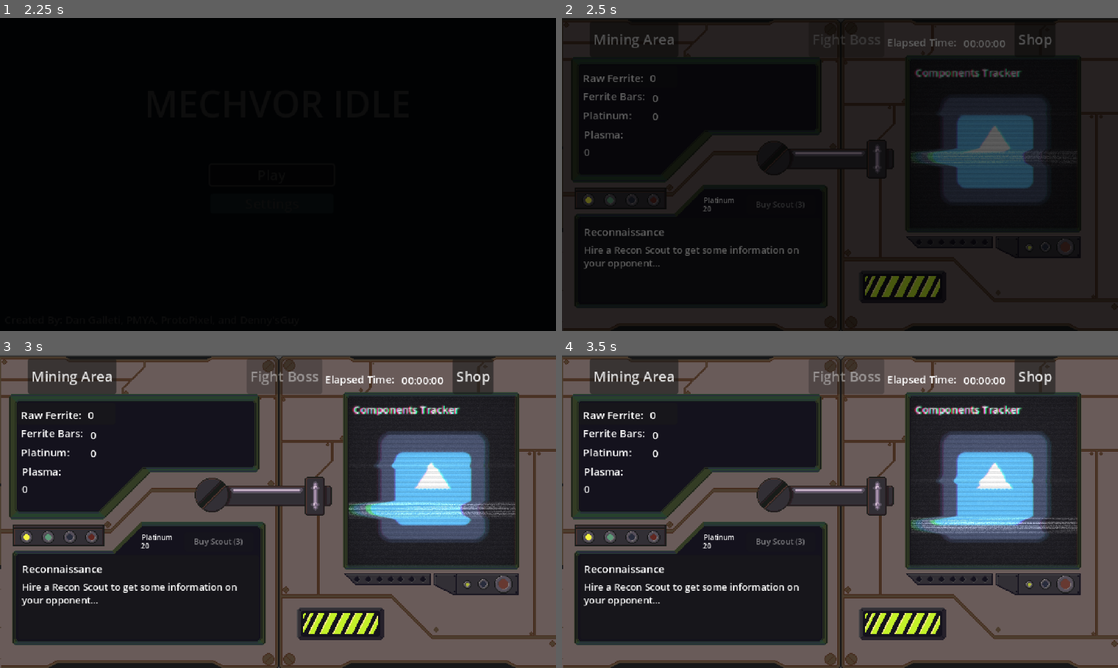
Above: before the commit, frames 1-4 (two rows, left to right).
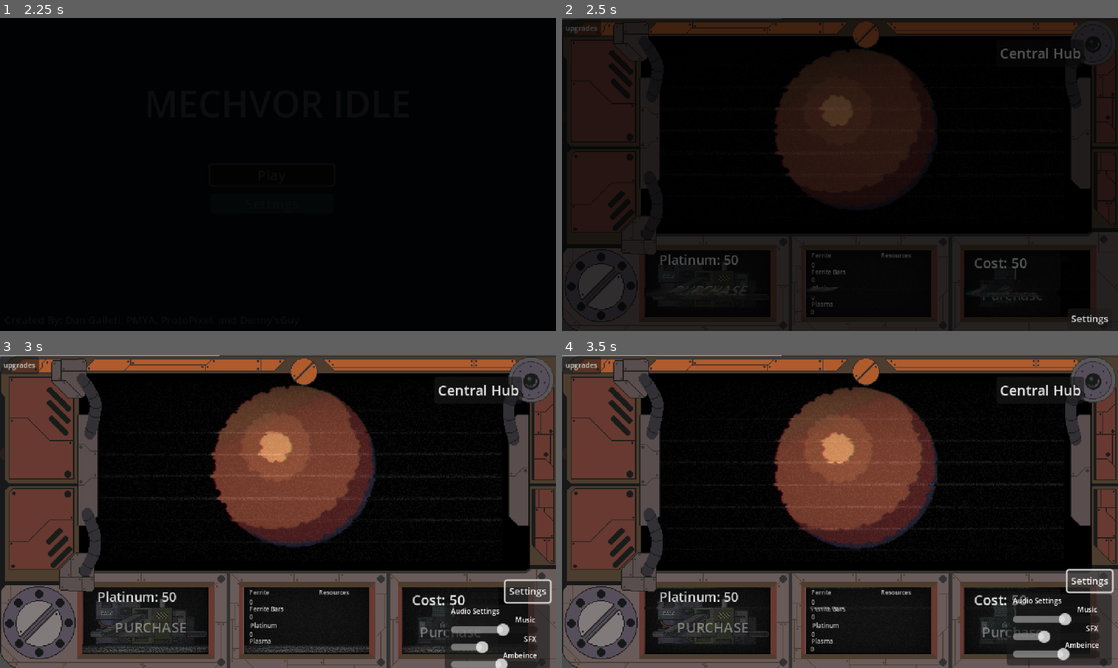
Above: after the commit, the same moments.

Repository: DennysGuy/MechvorIdle
Game: Godot game, scene res://src/scenes/MainMenu.tscn
The game is run twice, just before and just after one commit, with the same random seed, the same clock (stepped at 60 frames per second) and the same inputs. The engine's default icon, where the game draws it, is replaced by a stand-in: a white triangle on a blue panel in a dark square.
Inputs (mouse positions are in pixels of both pictures, inside the frame that each line leads up to):
- Up to frame 1 (2.25 s): click "Settings" at 0.5 s; click "Play" at 1.25 s; click "Play" at 2 s
- Up to frame 2 (2.5 s): no input
- Up to frame 3 (3 s): click (528, 655) at 2.75 s, where only the run after the commit has a clickable "Settings"
- Up to frame 4 (3.5 s): no input

Frame 1 is identical in both runs. In frame 2, 40% of the frame differs, in the area x 0-100%, y 0-100%; in frame 3, 85%; in frame 4, 85%.
Error in both runs: Cannot call method 'change_scene_to_file' on a null value. (res://src/scripts/Panels/main_menu.gd:19)

Commit message:
audio settings are in.

Diff:
--- /dev/null
+++ b/mechvoridle/src/scenes/AudioSettingsPanel.tscn
@@ -0,0 +1,91 @@
+[gd_scene load_steps=2 format=3 uid="uid://cjcihcy5w5pon"]
+
+[ext_resource type="Script" uid="uid://bh6sgrurocqrf" path="res://src/scripts/audio_settings_panel.gd" id="1_y0cla"]
+
+[node name="AudioSettings" type="Panel"]
+anchors_preset = 8
+anchor_left = 0.5
+anchor_top = 0.5
+anchor_right = 0.5
+anchor_bottom = 0.5
+offset_left = -60.5
+offset_top = -41.0
+offset_right = 60.5
+offset_bottom = 41.0
+grow_horizontal = 2
+grow_vertical = 2
+script = ExtResource("1_y0cla")
+
+[node name="MusicSlider" type="HSlider" parent="."]
+layout_mode = 0
+offset_left = 7.0
+offset_top = 21.0
+offset_right = 107.0
+offset_bottom = 37.0
+step = 5.0
+
+[node name="SFXSlider" type="HSlider" parent="."]
+layout_mode = 0
+offset_left = 7.0
+offset_top = 41.0
+offset_right = 107.0
+offset_bottom = 57.0
+step = 5.0
+
+[node name="AmbienceSlider" type="HSlider" parent="."]
+layout_mode = 0
+offset_left = 7.0
+offset_top = 61.0
+offset_right = 107.0
+offset_bottom = 77.0
+step = 5.0
+
+[node name="Label" type="Label" parent="."]
+layout_mode = 0
+offset_left = 7.0
+offset_top = 2.0
+offset_right = 63.0
+offset_bottom = 14.0
+theme_override_font_sizes/font_size = 8
+text = "Audio Settings"
+
+[node name="Music" type="Label" parent="."]
+layout_mode = 0
+offset_left = 81.0
+offset_top = 12.0
+offset_right = 104.0
+offset_bottom = 24.0
+theme_override_font_sizes/font_size = 8
+text = "Music"
+
+[node name="SFX" type="Label" parent="."]
+layout_mode = 0
+offset_left = 91.0
+offset_top = 34.0
+offset_right = 114.0
+offset_bottom = 46.0
+theme_override_font_sizes/font_size = 8
+text = "SFX"
+
+[node name="Ambience" type="Label" parent="."]
+layout_mode = 0
+offset_left = 67.0
+offset_top = 53.0
+offset_right = 106.0
+offset_bottom = 65.0
+theme_override_font_sizes/font_size = 8
+text = "Ambeince"
+
+[node name="Button" type="Button" parent="."]
+layout_mode = 0
+offset_left = 70.0
+offset_top = -27.0
+offset_right = 121.0
+offset_bottom = -3.0
+theme_override_font_sizes/font_size = 11
+text = "Settings"
+
+[connection signal="value_changed" from="MusicSlider" to="." method="_on_music_slider_value_changed"]
+[connection signal="value_changed" from="SFXSlider" to="." method="_on_sfx_slider_value_changed"]
+[connection signal="value_changed" from="AmbienceSlider" to="." method="_on_ambience_slider_value_changed"]
+[connection signal="button_down" from="Button" to="." method="_on_button_button_down"]
--- a/mechvoridle/src/scenes/MainHub.tscn
+++ b/mechvoridle/src/scenes/MainHub.tscn
@@ -6,6 +6,7 @@
 [ext_resource type="PackedScene" uid="uid://1oy74758gv62" path="res://src/ShopPane.tscn" id="4_0av82"]
 [ext_resource type="AudioStream" uid="uid://jhdoby58q15s" path="res://assets/audio/music/162.ogg" id="5_7cw1w"]
 [ext_resource type="AudioStream" uid="uid://c4aq2cmmtbncf" path="res://assets/audio/SFX/MINING/ShipAmbiance.wav" id="6_k282t"]
+[ext_resource type="PackedScene" uid="uid://cjcihcy5w5pon" path="res://src/scenes/AudioSettingsPanel.tscn" id="7_0c4kj"]
 
 [sub_resource type="Animation" id="Animation_k282t"]
 resource_name = "NavigateFromMiningPageToCentralHub"
@@ -123,6 +124,60 @@
 &"fade_out": SubResource("Animation_6h1r7")
 }
 
+[sub_resource type="Animation" id="Animation_8stgo"]
+resource_name = "show"
+length = 0.3
+tracks/0/type = "value"
+tracks/0/imported = false
+tracks/0/enabled = true
+tracks/0/path = NodePath("../AudioSettings:position")
+tracks/0/interp = 2
+tracks/0/loop_wrap = true
+tracks/0/keys = {
+"times": PackedFloat32Array(0, 0.26),
+"transitions": PackedFloat32Array(1, 1),
+"update": 0,
+"values": [Vector2(512, 361), Vector2(512, 275)]
+}
+
+[sub_resource type="Animation" id="Animation_fueoq"]
+length = 0.001
+tracks/0/type = "value"
+tracks/0/imported = false
+tracks/0/enabled = true
+tracks/0/path = NodePath("../AudioSettings:position")
+tracks/0/interp = 1
+tracks/0/loop_wrap = true
+tracks/0/keys = {
+"times": PackedFloat32Array(0),
+"transitions": PackedFloat32Array(1),
+"update": 0,
+"values": [Vector2(512, 361)]
+}
+
+[sub_resource type="Animation" id="Animation_bs5hu"]
+resource_name = "hide"
+length = 0.3
+tracks/0/type = "value"
+tracks/0/imported = false
+tracks/0/enabled = true
+tracks/0/path = NodePath("../AudioSettings:position")
+tracks/0/interp = 2
+tracks/0/loop_wrap = true
+tracks/0/keys = {
+"times": PackedFloat32Array(0, 0.251961),
+"transitions": PackedFloat32Array(1, 1),
+"update": 0,
+"values": [Vector2(512, 275), Vector2(512, 361)]
+}
+
+[sub_resource type="AnimationLibrary" id="AnimationLibrary_bs5hu"]
+_data = {
+&"RESET": SubResource("Animation_fueoq"),
+&"hide": SubResource("Animation_bs5hu"),
+&"show": SubResource("Animation_8stgo")
+}
+
 [node name="MainHub" type="Control"]
 layout_mode = 3
 anchors_preset = 0
@@ -139,8 +194,7 @@
 anchors_preset = 15
 anchor_right = 1.0
 anchor_bottom = 1.0
-offset_left = -639.0
-offset_right = 1281.0
+offset_right = 1920.0
 offset_bottom = 361.0
 grow_horizontal = 2
 grow_vertical = 2
@@ -179,3 +233,23 @@
 [node name="ShipAmbiancePlayer" type="AudioStreamPlayer" parent="."]
 stream = ExtResource("6_k282t")
 bus = &"Ambiance"
+
+[node name="AudioSettingsAnimationPlayer" type="AnimationPlayer" parent="."]
+root_node = NodePath("../AnimationPlayer")
+libraries = {
+&"": SubResource("AnimationLibrary_bs5hu")
+}
+
+[node name="AudioSettings" parent="." instance=ExtResource("7_0c4kj")]
+layout_mode = 1
+anchors_preset = 3
+anchor_left = 1.0
+anchor_top = 1.0
+anchor_right = 1.0
+anchor_bottom = 1.0
+offset_left = 512.0
+offset_top = 361.0
+offset_right = 633.0
+offset_bottom = 443.0
+grow_horizontal = 0
+grow_vertical = 0
--- a/mechvoridle/src/scripts/GameManager.gd
+++ b/mechvoridle/src/scripts/GameManager.gd
@@ -17,6 +17,7 @@
 var chosen_opponent : OpponentMech
 const MECH_PARTS_NEEDED = 6
 
+var audio_settings_Showing : bool = false
 
 #tutorial bools
 var player_has_switched_to_mining_panel = false #if this isn't true, we'll show indicator to swap to mining panel
--- a/mechvoridle/src/scripts/SignalBus.gd
+++ b/mechvoridle/src/scripts/SignalBus.gd
@@ -6,6 +6,10 @@
 signal move_to_central_hub_from_mining_page
 signal move_to_central_hub_from_shop_pane
 signal start_fight
+
+#settings panel
+signal show_audio_settings
+signal hide_audio_settings
 
 #mining panel signals
 signal update_ferrite_count
--- /dev/null
+++ b/mechvoridle/src/scripts/audio_settings_panel.gd
@@ -0,0 +1,49 @@
+class_name AudioSettingsPanel extends Panel
+
+@onready var music_slider: HSlider = $MusicSlider
+@onready var sfx_slider: HSlider = $SFXSlider
+@onready var ambience_slider: HSlider = $AmbienceSlider
+
+var min_music_value : float = -30.0
+var max_music_value : float = 10.0
+var min_sfx_value : float = -30.0
+var max_sfx_value : float = 15.0
+var min_ambience_value : float = -30.0
+var max_ambience_value : float = 12.0
+
+func _ready() -> void:
+	music_slider.max_value = max_music_value
+	music_slider.min_value = min_music_value
+	music_slider.value = -3.0
+	AudioServer.set_bus_volume_db(AudioServer.get_bus_index("Music"), music_slider.value)
+
+	sfx_slider.max_value = max_sfx_value
+	sfx_slider.min_value = min_sfx_value
+	sfx_slider.value = -14.0
+	AudioServer.set_bus_volume_db(AudioServer.get_bus_index("SFX"), sfx_slider.value)
+
+	ambience_slider.max_value = max_ambience_value
+	ambience_slider.min_value = min_ambience_value
+	ambience_slider.value = -4.0
+	AudioServer.set_bus_volume_db(AudioServer.get_bus_index("Ambiance"), sfx_slider.value)
+
+
+func _on_music_slider_value_changed(value: float) -> void:
+	AudioServer.set_bus_volume_db(AudioServer.get_bus_index("Music"), value)
+
+
+func _on_sfx_slider_value_changed(value: float) -> void:
+	AudioServer.set_bus_volume_db(AudioServer.get_bus_index("SFX"), value)
+
+
+func _on_ambience_slider_value_changed(value: float) -> void:
+	AudioServer.set_bus_volume_db(AudioServer.get_bus_index("Ambiance"), value)
+
+
+func _on_button_button_down() -> void:
+	GameManager.audio_settings_Showing = !GameManager.audio_settings_Showing
+
+	if GameManager.audio_settings_Showing:
+		SignalBus.show_audio_settings.emit()
+	else:
+		SignalBus.hide_audio_settings.emit()
--- a/mechvoridle/src/scripts/main_hub.gd
+++ b/mechvoridle/src/scripts/main_hub.gd
@@ -6,6 +6,7 @@
 @onready var sfx_player_layer_2 : AudioStreamPlayer = $SFXPlayerLayer2
 
 @onready var ship_ambiance_player : AudioStreamPlayer = $ShipAmbiancePlayer
+@onready var audio_settings_animation_player: AnimationPlayer = $AudioSettingsAnimationPlayer
 
 @onready var exit_hub : AudioStream = SfxManager.UI_NAV_SWITCH_TAB_A_EXIT_HUB_01
 @onready var enter_hub : AudioStream = SfxManager.UI_NAV_SWITCH_TAB_A_ENTER_HUB_01
@@ -21,6 +22,8 @@
 	SignalBus.move_to_central_hub_from_shop_pane.connect(move_from_shop_pane_to_central_pane)
 	SignalBus.sound_ship_alarm.connect(insert_ship_alarm)
 	SignalBus.silence_ship_alarm.connect(remove_ship_alarm)
+	SignalBus.show_audio_settings.connect(show_audio_settings)
+	SignalBus.hide_audio_settings.connect(hide_audio_settings)
 func _unhandled_input(event: InputEvent) -> void:
 	if Input.is_action_just_pressed("move_left"):
 		if GameManager.on_shop_panel:
@@ -98,3 +101,9 @@
 	sfx_player_layer_2.stream = shop_panel_nav_sfx.pick_random()
 	sfx_player_layer_1.play()
 	sfx_player_layer_2.play()
+
+func show_audio_settings() -> void:
+	audio_settings_animation_player.play("show")
+
+func hide_audio_settings() -> void:
+	audio_settings_animation_player.play("hide")
Not shown: 1 places in mechvoridle/src/scenes/MainHub.tscn that only renumber resources
Not shown, added: mechvoridle/src/scripts/audio_settings_panel.gd.uid
